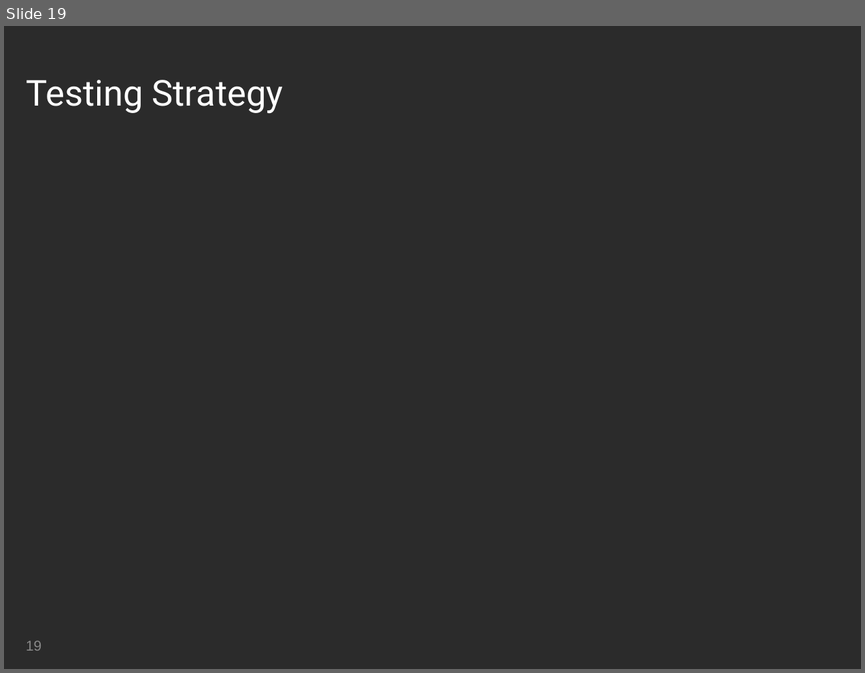
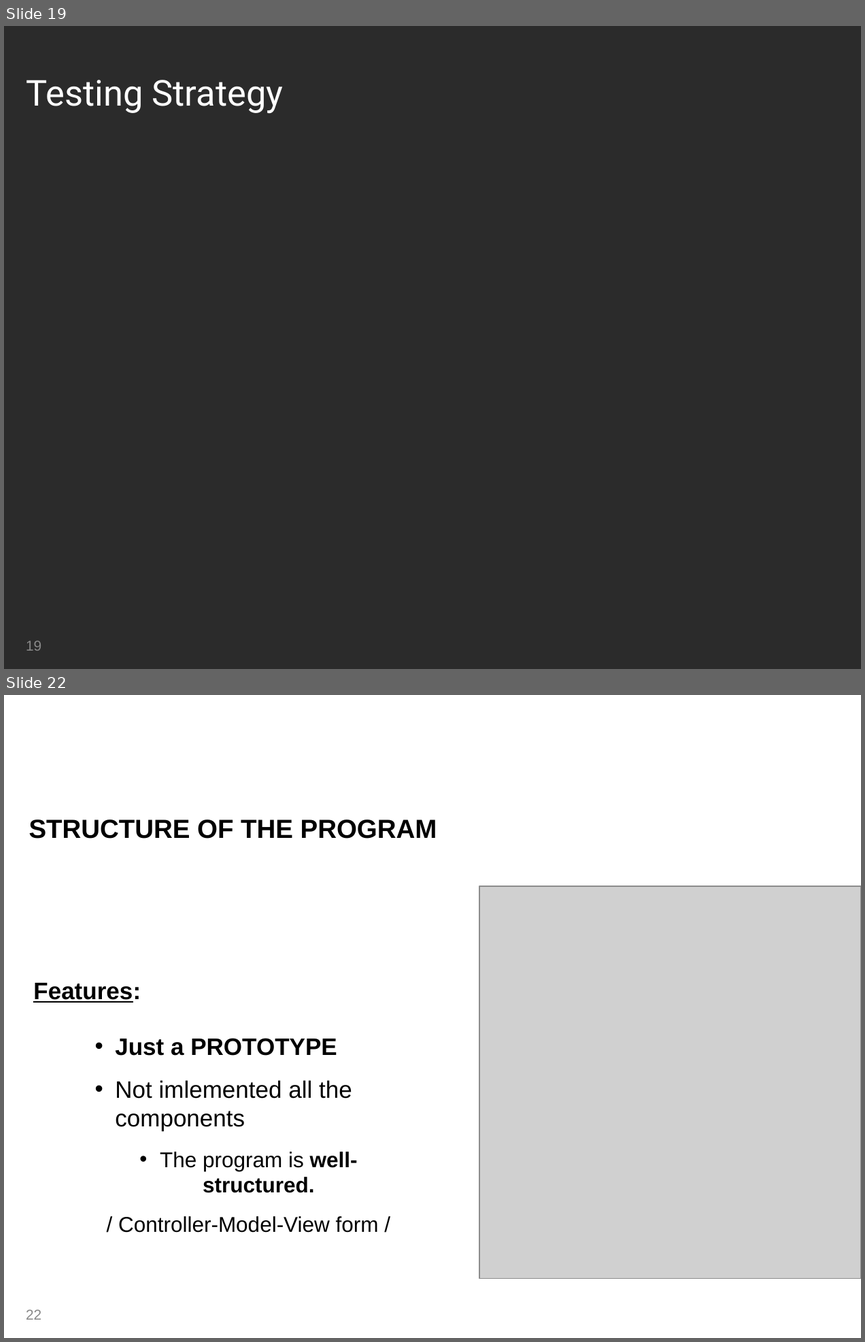
Before and after one commit to mateuszgolab/applications-in-high-end-computing, a slide deck: Presentation/Group Presentation - Zsolt.ppt. Shown one above the other, each under a label of ours: slide 19 before the commit, slides 19 and 22 after it; the slides between them are not shown. The pictures are 865x673 and 865x1342 pixels, drawn with LibreOffice and Linux fonts; fonts in the diff are those of the drawing; grey boxes stand for pictures; background and template pictures are left out; a plain dark background stands for a picture behind light text. Boxes give left, top, right and bottom in pixels: in the first picture for what was removed or moved away, otherwise in the second. Text is boxed around its words. In the diff, an @@ line names an element or a change of style, - is before the commit and + after.

```diff
--- a/Presentation/Group Presentation - Zsolt.ppt
+++ b/Presentation/Group Presentation - Zsolt.ppt
@@ slide 22 added at (4, 695, 861, 1338), background picture (left out) @@
@@ title added at (18, 707, 412, 814), 30 pt, text #FFFFFF @@
+Implementation
@@ text added at (18, 707, 412, 814), 30 pt, text #FFFFFF @@
+Implementation
@@ text added at (29, 819, 437, 838), 22 pt, text #000000, bold @@
+STRUCTURE OF THE PROGRAM
@@ picture added at (479, 886, 861, 1278) @@
@@ text added at (33, 983, 141, 1002), 20 pt, text #000000, bold, underline @@
+Features:
@@ text added at (115, 1038, 352, 1131), 20 pt, text #000000 @@
+• Just a PROTOTYPE
+• Not imlemented all the components
@@ text added at (118, 1151, 379, 1232), 18 pt, text #000000 @@
+• The program is well-structured.
+/ Controller-Model-View form /
@@ page number added at (26, 1309, 41, 1319), 12 pt, text #898989 @@
+22
```
Also in this commit, not shown: 1 slide changed, 3 other slides added, 3 slides removed.
